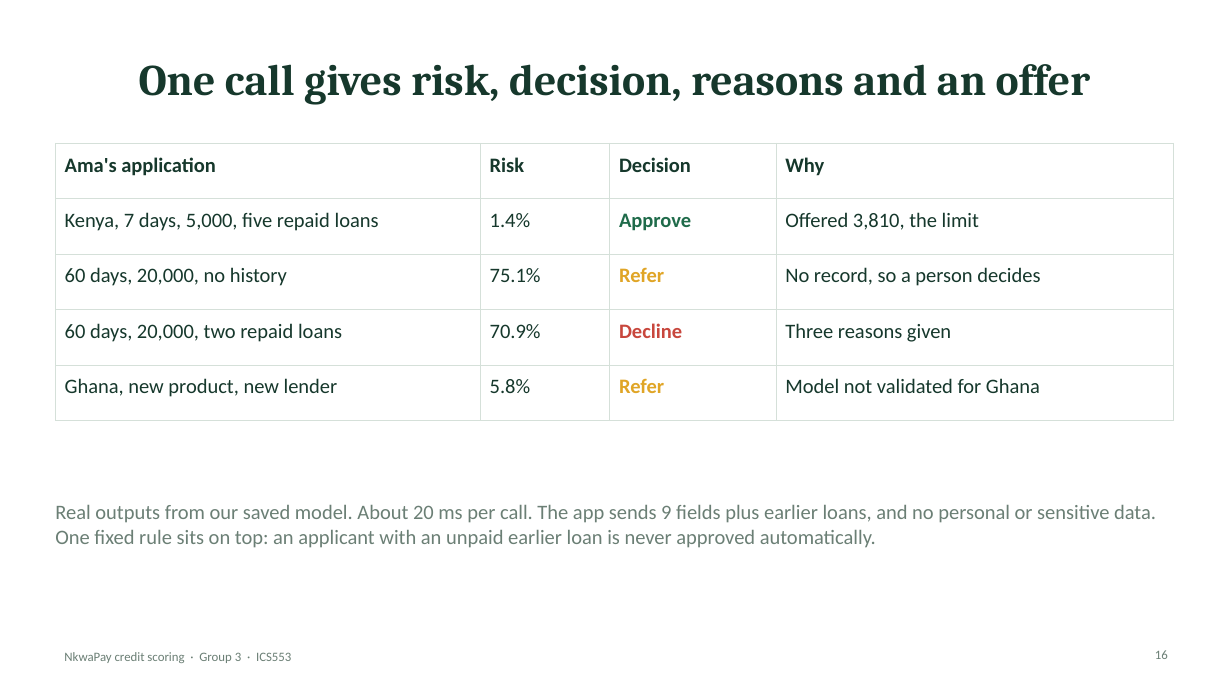
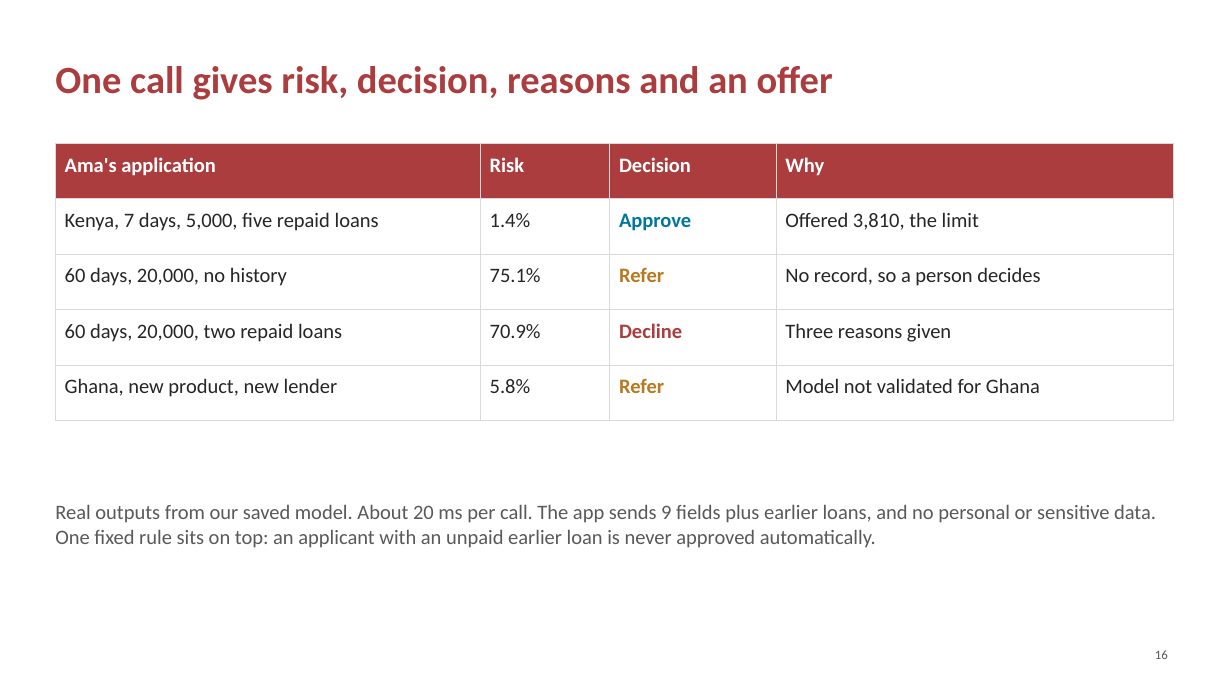
Before and after one commit to ASU-MICS-2028/mle-group-3-prosit-2, a slide deck: slide 16 of slides/NkwaPay_Debrief_Present.pptx. Drawn at 1232x693 pixels with LibreOffice and Linux fonts; fonts in the diff are those of the drawing; background and template pictures are left out. Boxes give left, top, right and bottom in pixels: in the first picture for what was removed or moved away, otherwise in the second. Text is boxed around its words. In the diff, an @@ line names an element or a change of style, - is before the commit and + after.

```diff
--- a/slides/NkwaPay_Debrief_Present.pptx
+++ b/slides/NkwaPay_Debrief_Present.pptx
@@ title "One call gives risk, decision, ..." at (x1=55, y1=66, x2=833, y2=100): size 34 to 30 pt, font Cambria to Calibri, text colour #16382C to #AB3D3F; alignment centre to left @@
@@ table at (x1=55, y1=143, x2=1174, y2=401) @@
@@ fill #FFFFFF to #AB3D3F in row 1 @@
@@ text colour #16382C to #FFFFFF in "Ama's application", "Risk", "Decision", "Why" @@
@@ text colour #16382C to #262626 in "Kenya, 7 days, 5,000, five repaid loans", "1.4%", "Offered 3,810, the limit", "60 days, 20,000, no history" and 8 more places @@
@@ text colour #1F6B4A to #00779B in "Approve" @@
@@ text colour #E0A526 to #B8791F in "Refer", "Refer" @@
@@ text colour #C8473D to #AB3D3F in "Decline" @@
@@ borders changed @@
@@ text "Real outputs from our saved ..." at (x1=55, y1=504, x2=1156, y2=548): text colour #6B7F75 to #595959 @@
@@ text removed at (x1=64, y1=652, x2=291, y2=663) @@
-NkwaPay credit scoring · Group 3 · ICS553
@@ page number at (x1=1155, y1=650, x2=1168, y2=659): text colour #6B7F75 to #595959 @@
```
Also in this commit, not shown: 17 other slides changed.
